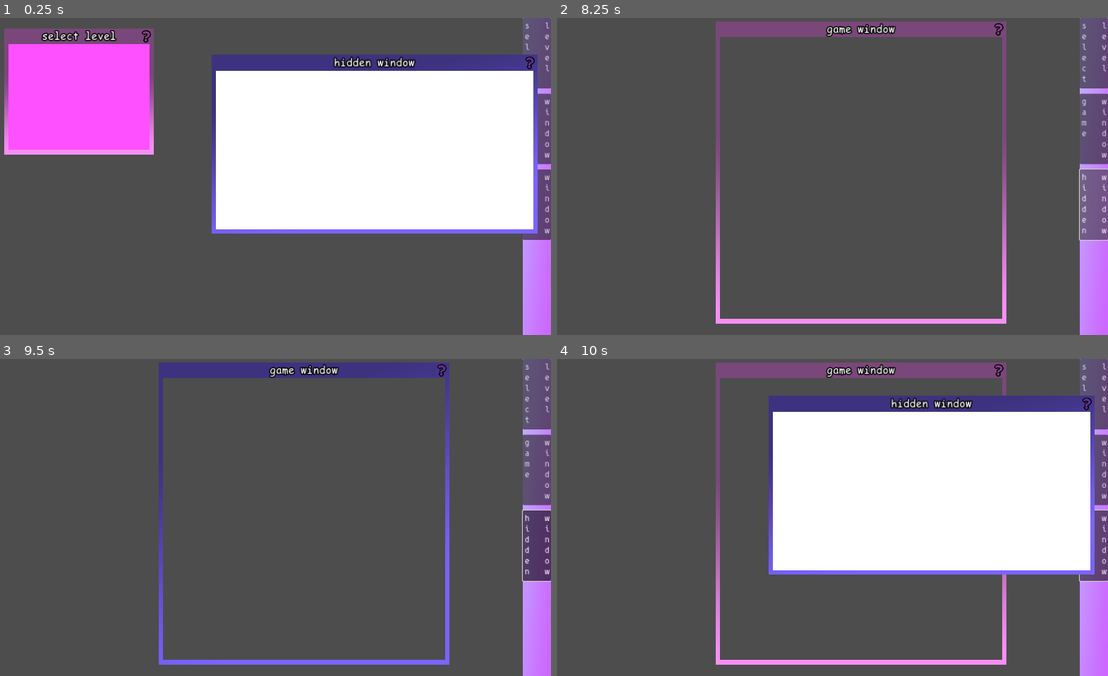
Above: before the commit, frames 1-4 (two rows, left to right).
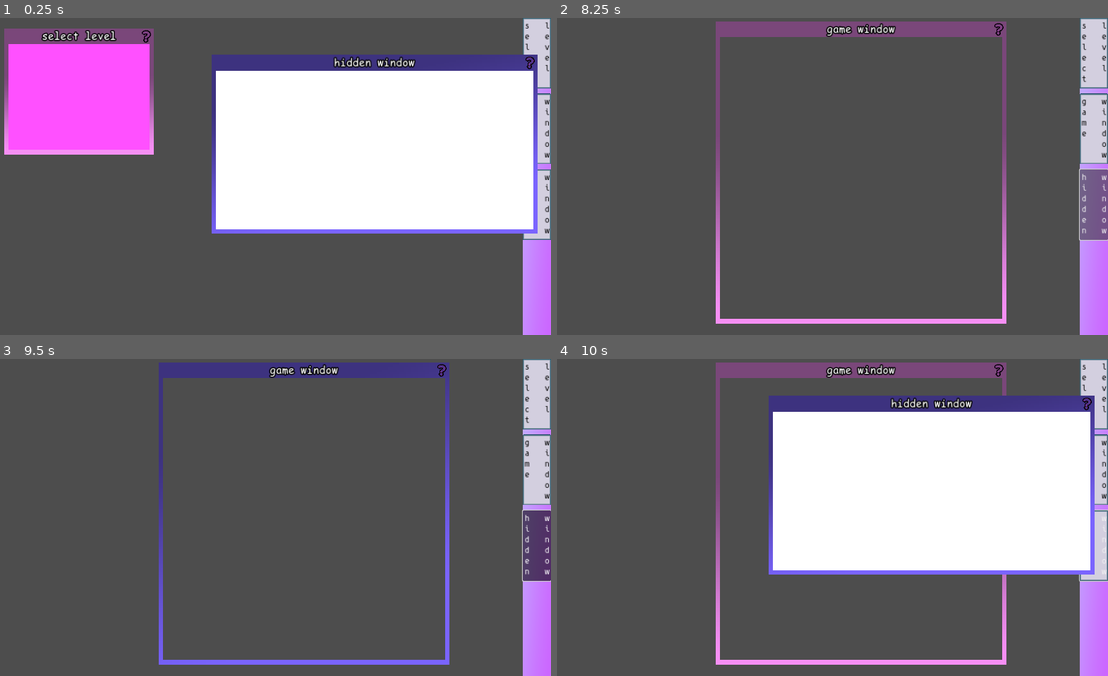
Above: after the commit, the same moments.

Repository: ktosox/GWJ77-Metamorphosis
Game: Godot game, scene res://game.tscn
Same seed, same stepped clock (60 frames per second), same inputs: the game is played once before the commit and once after it.
Inputs (mouse positions are in pixels of both pictures, inside the frame that each line leads up to):
- Up to frame 1 (0.25 s): no input
- Up to frame 2 (8.25 s): click (810, 97) at 0.5 s, where only the run before the commit has a clickable "Shape A"; click "Texture1" at 1.25 s; click (810, 113) at 2 s, where only the run before the commit has a clickable "Shape B"; click "Texture2" at 2.75 s; click "Texture3" at 3.5 s; click (1052, 132) at 4.25 s, where only the run before the commit has a clickable "Spike"; click (1052, 151) at 5 s, where only the run before the commit has a clickable "Box"; click (1052, 166) at 5.75 s, where only the run before the commit has a clickable "Can"; click "s l e e l v e e c l t" at 6.5 s; click "g w a i m n e d o w" at 7.25 s; click "h w i i d n d d e o n w" at 8 s
- Up to frame 3 (9.5 s): tap Enter (ui_accept) at 8.75, 9.02 s; move the mouse to (391, 501) at 8.77 s; press the mouse at (391, 501) at 8.78 s; hold D (Move_Right) from 8.78 s (still down)
- Up to frame 4 (10 s): tap Enter (ui_accept) at 9.5, 9.77 s; move the mouse to (711, 533) at 9.52 s; release D (Move_Right) at 9.53 s; release the mouse at (711, 533) at 9.53 s; hold S (Move_Down) from 9.53 s (still down); click (711, 533) at 9.6 s

The runs differ from the first frame. In frame 1, 2.0% of the frame differs, in the area x 94-100%, y 0-70%; in frame 2, 2.3%, in the area x 94-100%, y 0-47%; in frame 3, 2.3%; in frame 4, 2.0%.

Commit message:
added bounce SFX
and started re-arenging the construction scene
and added a GameManager for global signal buses

Diff:
--- /dev/null
+++ b/Game/construction_mechanic/part_selection_button.gd
@@ -0,0 +1,12 @@
+extends NinePatchRect
+
+signal part_selected()
+
+# Called when the node enters the scene tree for the first time.
+func _ready() -> void:
+	pass # Replace with function body.
+
+
+# Called every frame. 'delta' is the elapsed time since the previous frame.
+func _process(delta: float) -> void:
+	pass
--- /dev/null
+++ b/Game/construction_mechanic/part_selection_button.tscn
@@ -0,0 +1,38 @@
+[gd_scene load_steps=4 format=3 uid="uid://jtkfilmql5kv"]
+
+[ext_resource type="Texture2D" uid="uid://du11aw0w40edy" path="res://construction_mechanic/part_button_border.png" id="1_5ooxu"]
+[ext_resource type="Texture2D" uid="uid://td7wp0tbscrh" path="res://construction_mechanic/test_preview.png" id="1_7ch25"]
+[ext_resource type="Script" path="res://construction_mechanic/part_selection_button.gd" id="2_ofroh"]
+
+[node name="PartSelectionButton" type="NinePatchRect"]
+texture_filter = 1
+custom_minimum_size = Vector2(56, 87)
+offset_right = 56.0
+offset_bottom = 87.0
+texture = ExtResource("1_5ooxu")
+region_rect = Rect2(0, 0, 64, 64)
+patch_margin_left = 6
+patch_margin_top = 6
+patch_margin_right = 6
+patch_margin_bottom = 6
+script = ExtResource("2_ofroh")
+
+[node name="Layout" type="VBoxContainer" parent="."]
+layout_mode = 1
+anchors_preset = 15
+anchor_right = 1.0
+anchor_bottom = 1.0
+grow_horizontal = 2
+grow_vertical = 2
+
+[node name="TextureRect" type="TextureRect" parent="Layout"]
+texture_filter = 1
+custom_minimum_size = Vector2(50, 50)
+layout_mode = 2
+texture = ExtResource("1_7ch25")
+stretch_mode = 3
+
+[node name="Button" type="Button" parent="Layout"]
+layout_mode = 2
+size_flags_vertical = 3
+text = "撰ぶ"
--- /dev/null
+++ b/Game/construction_mechanic/player_building.gd
@@ -0,0 +1,46 @@
+extends Node3D
+
+var placed_object : MeshInstance3D
+
+var valid_materials = [preload("res://experimental/checkerboard_material.tres"),preload("res://experimental/gradient_material.tres"),preload("res://experimental/grid_material.tres")]
+
+func place_object(part = placed_object) -> void:
+	if part == null:
+		return
+
+	pass
+
+func swap_placed_object(new_part : MeshInstance3D) -> void:
+	placed_object = new_part
+	$ColisionPreview.mesh = placed_object.mesh
+	$ColisionPreview.set_surface_override_material(0,placed_object.get_surface_override_material(0))
+	# update the mesh under preview here
+	pass
+
+func swap_central_body(new_body : Node3D) -> void:
+	$ObjectHolder.get_child(0).queue_free()
+	$ObjectHolder.add_child(new_body)
+	#await get_tree().create_timer(0.3).timeout
+	#swap_material(randi()%3)
+	pass
+
+#func swap_material(material_ID : int) -> void:
+	#print(valid_materials[material_ID])
+#
+	#$ObjectHolder.get_child(0).get_node("Mesh").set_surface_override_material(0,valid_materials[material_ID])
+#
+	#pass
+
+
+func update_preview() -> void:
+	var mouse_pos = get_viewport().get_mouse_position()
+	$Camera3D/RayCast3D.look_at($Camera3D.project_position(mouse_pos,50))
+	$Camera3D/RayCast3D.force_raycast_update()
+	$ColisionPreview.global_position = $Camera3D/RayCast3D.get_collision_point()
+	if $Camera3D/RayCast3D.is_colliding():
+
+		$ColisionPreview.visible = true
+	else:
+		$ColisionPreview.visible = false
+	if $Camera3D/RayCast3D.get_collider() != null:
+		$ColisionPreview.global_rotation = Vector3.UP.bounce($Camera3D/RayCast3D.get_collision_normal()) # $ObjectHolder.global_rotation
--- a/Game/experimental/player_building_test.tscn
+++ b/Game/construction_mechanic/player_building.tscn
@@ -1,6 +1,6 @@
 [gd_scene load_steps=7 format=3 uid="uid://cgs4l6rmxjr3v"]
 
-[ext_resource type="Script" path="res://experimental/player_building_test.gd" id="1_0ehik"]
+[ext_resource type="Script" path="res://construction_mechanic/player_building.gd" id="1_0ehik"]
 [ext_resource type="PackedScene" uid="uid://dupfmq1l5v3gx" path="res://experimental/example_body_b.tscn" id="2_gk61n"]
 [ext_resource type="Material" uid="uid://hhliwspm43bx" path="res://experimental/grid_material.tres" id="2_htgcx"]
 
@@ -23,7 +23,7 @@
 glow_intensity = 1.89
 glow_bloom = 0.16
 
-[node name="PlayerBuildingTest" type="Node3D"]
+[node name="PlayerBuilding" type="Node3D"]
 script = ExtResource("1_0ehik")
 
 [node name="ObjectHolder" type="Node3D" parent="."]
@@ -35,7 +35,6 @@
 
 [node name="Timer" type="Timer" parent="."]
 wait_time = 0.05
-autostart = true
 
 [node name="ColisionPreview" type="MeshInstance3D" parent="."]
 transform = Transform3D(1, 0, 0, 0, 1, 0, 0, 0, 1, 0, 0.75, 0)
--- /dev/null
+++ b/Game/construction_mechanic/player_construction.gd
@@ -0,0 +1,46 @@
+extends HBoxContainer
+
+var selected_body : Node3D
+
+var selected_material : StandardMaterial3D
+
+var selected_part : Node3D
+
+@onready var parts_go_here = $PartSelector/GridContainer
+
+
+# Called when the node enters the scene tree for the first time.
+func _ready() -> void:
+	pass # Replace with function body.
+
+
+# Called every frame. 'delta' is the elapsed time since the previous frame.
+func _process(delta: float) -> void:
+	pass
+
+
+func _on_shape_button_a_pressed() -> void:
+	#selected_body = body_A_scene.instantiate()
+	#$ConstructionWindow/SubViewport/PlayerBuildingTest.swap_central_body(selected_body)
+	pass # Replace with function body.
+
+
+func _on_shape_button_b_pressed() -> void:
+	#selected_body = body_B_scene.instantiate()
+	#$ConstructionWindow/SubViewport/PlayerBuildingTest.swap_central_body(selected_body)
+	pass # Replace with function body.
+
+
+func _on_texture_1_pressed() -> void:
+	#$ConstructionWindow/SubViewport/PlayerBuildingTest.swap_material(0)
+	pass # Replace with function body.
+
+
+func _on_texture_2_pressed() -> void:
+	#$ConstructionWindow/SubViewport/PlayerBuildingTest.swap_material(1)
+	pass # Replace with function body.
+
+
+func _on_texture_3_pressed() -> void:
+	#$ConstructionWindow/SubViewport/PlayerBuildingTest.swap_material(2)
+	pass # Replace with function body.
--- a/Game/experimental/player_construction.tscn
+++ b/Game/construction_mechanic/player_construction.tscn
@@ -1,8 +1,9 @@
-[gd_scene load_steps=4 format=3 uid="uid://mv7gh2u28mg5"]
+[gd_scene load_steps=5 format=3 uid="uid://mv7gh2u28mg5"]
 
 [ext_resource type="Script" path="res://experimental/construction_window.gd" id="1_2vdxp"]
-[ext_resource type="PackedScene" uid="uid://cgs4l6rmxjr3v" path="res://experimental/player_building_test.tscn" id="1_418so"]
-[ext_resource type="Script" path="res://experimental/player_construction.gd" id="1_opj86"]
+[ext_resource type="Theme" uid="uid://dbotcsipmht72" path="res://interface/main_theme.tres" id="1_3q4v6"]
+[ext_resource type="PackedScene" uid="uid://cgs4l6rmxjr3v" path="res://construction_mechanic/player_building.tscn" id="1_418so"]
+[ext_resource type="Script" path="res://construction_mechanic/player_construction.gd" id="1_opj86"]
 
 [node name="PlayerConstruction" type="HBoxContainer"]
 anchors_preset = -1
@@ -11,31 +12,13 @@
 offset_right = 0.639954
 grow_horizontal = 2
 grow_vertical = 2
+theme = ExtResource("1_3q4v6")
 script = ExtResource("1_opj86")
 
 [node name="ColorRect" type="ColorRect" parent="."]
 layout_mode = 2
 size_flags_horizontal = 3
 color = Color(1, 0.34902, 0.572549, 1)
-
-[node name="VBoxContainer" type="VBoxContainer" parent="ColorRect"]
-layout_mode = 1
-anchors_preset = 15
-anchor_right = 1.0
-anchor_bottom = 1.0
-offset_top = 13.0
-offset_bottom = -219.0
-grow_horizontal = 2
-grow_vertical = 2
-alignment = 1
-
-[node name="ShapeButtonA" type="Button" parent="ColorRect/VBoxContainer"]
-layout_mode = 2
-text = "Shape A"
-
-[node name="ShapeButtonB" type="Button" parent="ColorRect/VBoxContainer"]
-layout_mode = 2
-text = "Shape B"
 
 [node name="VBoxContainer2" type="VBoxContainer" parent="ColorRect"]
 layout_mode = 1
@@ -72,38 +55,21 @@
 
 [node name="PlayerBuildingTest" parent="ConstructionWindow/SubViewport" instance=ExtResource("1_418so")]
 
-[node name="ColorRect2" type="ColorRect" parent="."]
+[node name="PartSelector" type="ColorRect" parent="."]
 layout_mode = 2
 size_flags_horizontal = 3
 color = Color(1, 0.34902, 0.572549, 1)
 
-[node name="VBoxContainer" type="VBoxContainer" parent="ColorRect2"]
+[node name="GridContainer" type="GridContainer" parent="PartSelector"]
 layout_mode = 1
 anchors_preset = 15
 anchor_right = 1.0
 anchor_bottom = 1.0
 grow_horizontal = 2
 grow_vertical = 2
-alignment = 1
+columns = 3
 
-[node name="SpikeButton" type="Button" parent="ColorRect2/VBoxContainer"]
-layout_mode = 2
-text = "Spike"
-
-[node name="BoxButton" type="Button" parent="ColorRect2/VBoxContainer"]
-layout_mode = 2
-text = "Box"
-
-[node name="CanButton" type="Button" parent="ColorRect2/VBoxContainer"]
-layout_mode = 2
-text = "Can"
-
-[connection signal="pressed" from="ColorRect/VBoxContainer/ShapeButtonA" to="." method="_on_shape_button_a_pressed"]
-[connection signal="pressed" from="ColorRect/VBoxContainer/ShapeButtonB" to="." method="_on_shape_button_b_pressed"]
 [connection signal="pressed" from="ColorRect/VBoxContainer2/Texture1" to="." method="_on_texture_1_pressed"]
 [connection signal="pressed" from="ColorRect/VBoxContainer2/Texture2" to="." method="_on_texture_2_pressed"]
 [connection signal="pressed" from="ColorRect/VBoxContainer2/Texture3" to="." method="_on_texture_3_pressed"]
 [connection signal="gui_input" from="ConstructionWindow" to="ConstructionWindow" method="_on_gui_input"]
-[connection signal="pressed" from="ColorRect2/VBoxContainer/SpikeButton" to="." method="_on_spike_button_pressed"]
-[connection signal="pressed" from="ColorRect2/VBoxContainer/BoxButton" to="." method="_on_box_button_pressed"]
-[connection signal="pressed" from="ColorRect2/VBoxContainer/CanButton" to="." method="_on_can_button_pressed"]
--- /dev/null
+++ b/Game/default_bus_layout.tres
@@ -0,0 +1,9 @@
+[gd_resource type="AudioBusLayout" format=3 uid="uid://b26mgq0685fg3"]
+
+[resource]
+bus/1/name = &"Effects"
+bus/1/solo = false
+bus/1/mute = false
+bus/1/bypass_fx = false
+bus/1/volume_db = 0.0
+bus/1/send = &"Master"
--- a/Game/experimental/construction_window.gd
+++ b/Game/experimental/construction_window.gd
@@ -26,9 +26,14 @@
 
 
 func _on_gui_input(event: InputEvent) -> void:
+
+	if event.is_class("InputEventMouseMotion"):
+		$SubViewport/PlayerBuildingTest.update_preview()
 	if event.is_action_pressed("RMB"):
 		last_mouse_pos = $SubViewport.get_mouse_position()
 		mouse_tracked = true
 	if event.is_action_released("RMB"):
 		mouse_tracked = false
+	if event.is_action_pressed("LMB"):
+		$SubViewport/PlayerBuildingTest.place_object()
 	pass # Replace with function body.
--- a/Game/experimental/player_building_test.gd
+++ /dev/null
@@ -1,42 +0,0 @@
-extends Node3D
-
-var placed_part_scene : Node3D
-
-var valid_materials = [preload("res://experimental/checkerboard_material.tres"),preload("res://experimental/gradient_material.tres"),preload("res://experimental/grid_material.tres")]
-
-func swap_placed_object(part : Node3D) -> void:
-
-	pass
-
-func swap_central_body(new_body : Node3D) -> void:
-	$ObjectHolder.get_child(0).queue_free()
-	$ObjectHolder.add_child(new_body)
-	await get_tree().create_timer(0.3).timeout
-	swap_material(randi()%3)
-	pass
-
-func swap_material(material_ID : int) -> void:
-	print(valid_materials[material_ID])
-
-	$ObjectHolder.get_child(0).get_node("Mesh").set_surface_override_material(0,valid_materials[material_ID])
-
-	pass
-
-
-func update_preview() -> void:
-	var mouse_pos = get_viewport().get_mouse_position()
-	$Camera3D/RayCast3D.look_at($Camera3D.project_position(mouse_pos,50))
-	$Camera3D/RayCast3D.force_raycast_update()
-	$ColisionPreview.global_position = $Camera3D/RayCast3D.get_collision_point()
-	if $Camera3D/RayCast3D.get_collider() != null:
-		$ColisionPreview.global_rotation = Vector3.UP.bounce($Camera3D/RayCast3D.get_collision_normal()) # $ObjectHolder.global_rotation
-
-
-func _on_timer_timeout() -> void:
-	update_preview()
-	if $Camera3D/RayCast3D.is_colliding():
-
-		$ColisionPreview.visible = true
-	else:
-		$ColisionPreview.visible = false
-	pass # Replace with function body.
--- a/Game/experimental/player_construction.gd
+++ /dev/null
@@ -1,60 +0,0 @@
-extends HBoxContainer
-
-var selected_body : Node3D
-
-var selected_material : StandardMaterial3D
-
-var selected_part : Node3D
-
-var body_A_scene = preload("res://experimental/example_body_a.tscn")
-
-var body_B_scene = preload("res://experimental/example_body_b.tscn")
-
-# Called when the node enters the scene tree for the first time.
-func _ready() -> void:
-	pass # Replace with function body.
-
-
-# Called every frame. 'delta' is the elapsed time since the previous frame.
-func _process(delta: float) -> void:
-	pass
-
-
-func _on_spike_button_pressed() -> void:
-	selected_part
-	pass # Replace with function body.
-
-
-func _on_box_button_pressed() -> void:
-	pass # Replace with function body.
-
-
-func _on_can_button_pressed() -> void:
-	pass # Replace with function body.
-
-
-func _on_shape_button_a_pressed() -> void:
-	selected_body = body_A_scene.instantiate()
-	$ConstructionWindow/SubViewport/PlayerBuildingTest.swap_central_body(selected_body)
-	pass # Replace with function body.
-
-
-func _on_shape_button_b_pressed() -> void:
-	selected_body = body_B_scene.instantiate()
-	$ConstructionWindow/SubViewport/PlayerBuildingTest.swap_central_body(selected_body)
-	pass # Replace with function body.
-
-
-func _on_texture_1_pressed() -> void:
-	$ConstructionWindow/SubViewport/PlayerBuildingTest.swap_material(0)
-	pass # Replace with function body.
-
-
-func _on_texture_2_pressed() -> void:
-	$ConstructionWindow/SubViewport/PlayerBuildingTest.swap_material(1)
-	pass # Replace with function body.
-
-
-func _on_texture_3_pressed() -> void:
-	$ConstructionWindow/SubViewport/PlayerBuildingTest.swap_material(2)
-	pass # Replace with function body.
--- a/Game/game.tscn
+++ b/Game/game.tscn
@@ -2,7 +2,7 @@
 
 [ext_resource type="Theme" uid="uid://dbotcsipmht72" path="res://interface/main_theme.tres" id="1_8ojrk"]
 [ext_resource type="Script" path="res://game.gd" id="1_oho4n"]
-[ext_resource type="PackedScene" uid="uid://mv7gh2u28mg5" path="res://experimental/player_construction.tscn" id="1_wgv3v"]
+[ext_resource type="PackedScene" uid="uid://mv7gh2u28mg5" path="res://construction_mechanic/player_construction.tscn" id="1_wgv3v"]
 [ext_resource type="Script" path="res://interface/window.gd" id="3_mw1gv"]
 
 [sub_resource type="Gradient" id="Gradient_gfmeh"]
--- /dev/null
+++ b/Game/game_manager.gd
@@ -0,0 +1,6 @@
+extends Node
+
+
+signal player_was_damaged (amount : int)
+
+signal item_was_collected (item)
--- /dev/null
+++ b/Game/game_manager.tscn
@@ -0,0 +1,6 @@
+[gd_scene load_steps=2 format=3 uid="uid://ct2nlvt1tw3nl"]
+
+[ext_resource type="Script" path="res://game_manager.gd" id="1_r4n7u"]
+
+[node name="GameManager" type="Node"]
+script = ExtResource("1_r4n7u")
--- a/Game/interface/main_theme.tres
+++ b/Game/interface/main_theme.tres
@@ -7,9 +7,26 @@
 [ext_resource type="Texture2D" uid="uid://b05syjtopefmg" path="res://interface/question_mark3.png" id="3_4lh28"]
 [ext_resource type="Texture2D" uid="uid://cxxpl24vp2nd8" path="res://interface/question_mark4.png" id="4_e8h3x"]
 
+[sub_resource type="StyleBoxFlat" id="StyleBoxFlat_7hmt0"]
+bg_color = Color(0.827338, 0.811834, 0.873307, 1)
+border_width_left = 4
+border_width_top = 4
+border_width_right = 4
+border_width_bottom = 4
+border_color = Color(0.0852478, 0.294529, 0.360051, 1)
+border_blend = true
+corner_radius_top_left = 2
+corner_radius_top_right = 2
+corner_radius_bottom_right = 2
+corner_radius_bottom_left = 2
+corner_detail = 2
+anti_aliasing = false
+
 [resource]
+Button/colors/font_color = Color(0, 0, 0, 1)
 Button/font_sizes/font_size = 19
 Button/fonts/font = ExtResource("1_1mfeb")
+Button/styles/normal = SubResource("StyleBoxFlat_7hmt0")
 Window/colors/title_color = Color(1, 1, 1, 1)
 Window/constants/close_h_offset = 24
 Window/constants/close_v_offset = 34
--- a/Game/level/level_builder.gd
+++ b/Game/level/level_builder.gd
@@ -5,6 +5,7 @@
 @export var segment_count = 4
 
 @export var feature_list : Array
+
 
 var player_scene = preload("res://player/player.tscn")
 
--- a/Game/player/player.gd
+++ b/Game/player/player.gd
@@ -1,6 +1,8 @@
 extends RigidBody3D
 
 const MOVE_FORCE = 10.0
+
+var cant_take_damage = false
 
 # Called when the node enters the scene tree for the first time.
 func _ready() -> void:
@@ -25,17 +27,27 @@
 	print(data.type)
 	pass
 
+func take_damage(amount:int) -> void:
+	if cant_take_damage:
+		return
+	print("ouch")
+	cant_take_damage = true
+	$DamageTakenTimer.start()
+	pass
+
 # Called every frame. 'delta' is the elapsed time since the previous frame.
 func _process(delta: float) -> void:
 	pass
 
 
-func _on_timer_timeout() -> void:
-	#print(linear_velocity)
+
+func _on_body_entered(body: Node) -> void:
+	print(body)
+	$BumpSound.play()
+	take_damage(1)
 	pass # Replace with function body.
 
 
-func _on_body_entered(body: Node) -> void:
-	#print(body)
-
+func _on_damage_taken_timer_timeout() -> void:
+	cant_take_damage = false
 	pass # Replace with function body.
--- a/Game/player/player.tscn
+++ b/Game/player/player.tscn
@@ -1,7 +1,10 @@
-[gd_scene load_steps=6 format=3 uid="uid://4wrvwk40jiq0"]
+[gd_scene load_steps=10 format=3 uid="uid://4wrvwk40jiq0"]
 
 [ext_resource type="Script" path="res://player/player.gd" id="1_0jtrh"]
 [ext_resource type="Environment" uid="uid://fe2dljyurgxb" path="res://experimental/new_environment.tres" id="2_bmkcv"]
+[ext_resource type="AudioStream" uid="uid://tb6qoilu1ghm" path="res://resources/sounds/GDYN_Punching_Perc_PRO_SH - 2.wav" id="3_n2mbl"]
+[ext_resource type="AudioStream" uid="uid://cp5wgukjld5s7" path="res://resources/sounds/GDYN_Punching_Perc_PRO_SH - 5.wav" id="4_eycao"]
+[ext_resource type="AudioStream" uid="uid://dvlpmkdmsu34n" path="res://resources/sounds/GDYN_Punching_Perc_PRO_SH - 7.wav" id="5_mtxvd"]
 
 [sub_resource type="CylinderShape3D" id="CylinderShape3D_1k6um"]
 height = 0.8
@@ -15,6 +18,12 @@
 material = SubResource("StandardMaterial3D_c51jg")
 height = 1.0
 radial_segments = 16
+
+[sub_resource type="AudioStreamRandomizer" id="AudioStreamRandomizer_nmbre"]
+streams_count = 3
+stream_0/stream = ExtResource("3_n2mbl")
+stream_1/stream = ExtResource("4_eycao")
+stream_2/stream = ExtResource("5_mtxvd")
 
 [node name="Player" type="RigidBody3D" groups=["Player"]]
 collision_layer = 2
@@ -40,9 +49,13 @@
 visible = false
 mesh = SubResource("CylinderMesh_te3e6")
 
-[node name="Timer" type="Timer" parent="."]
-wait_time = 0.4
-autostart = true
+[node name="DamageTakenTimer" type="Timer" parent="."]
+wait_time = 0.85
+one_shot = true
+
+[node name="BumpSound" type="AudioStreamPlayer" parent="."]
+stream = SubResource("AudioStreamRandomizer_nmbre")
+bus = &"Effects"
 
 [connection signal="body_entered" from="." to="." method="_on_body_entered"]
-[connection signal="timeout" from="Timer" to="." method="_on_timer_timeout"]
+[connection signal="timeout" from="DamageTakenTimer" to="." method="_on_damage_taken_timer_timeout"]
--- a/Game/project.godot
+++ b/Game/project.godot
@@ -14,6 +14,10 @@
 run/main_scene="res://game.tscn"
 config/features=PackedStringArray("4.3", "GL Compatibility")
 config/icon="res://icon.svg"
+
+[autoload]
+
+GM="*res://game_manager.tscn"
 
 [display]
 
Binary file added: Game/construction_mechanic/part_button_border.png
Not shown, added: Game/construction_mechanic/part_button_border.png.import
Binary file added: Game/construction_mechanic/test_preview.png
Not shown, added: Game/construction_mechanic/test_preview.png.import
Not shown: 1 places in Game/interface/main_theme.tres that only renumber resources
Not shown, added: Game/resources/sounds/GDYN_Punching_Perc_PRO_SH - 2.wav.import
Not shown, added: Game/resources/sounds/GDYN_Punching_Perc_PRO_SH - 5.wav.import
Not shown, added: Game/resources/sounds/GDYN_Punching_Perc_PRO_SH - 7.wav.import
Not shown, added: Game/construction_mechanic/pla60E8.tmp
Not shown, added: Game/resources/sounds/GDYN_Punching_Perc_PRO_SH - 2.wav
Not shown, added: Game/resources/sounds/GDYN_Punching_Perc_PRO_SH - 5.wav
Not shown, added: Game/resources/sounds/GDYN_Punching_Perc_PRO_SH - 7.wav
